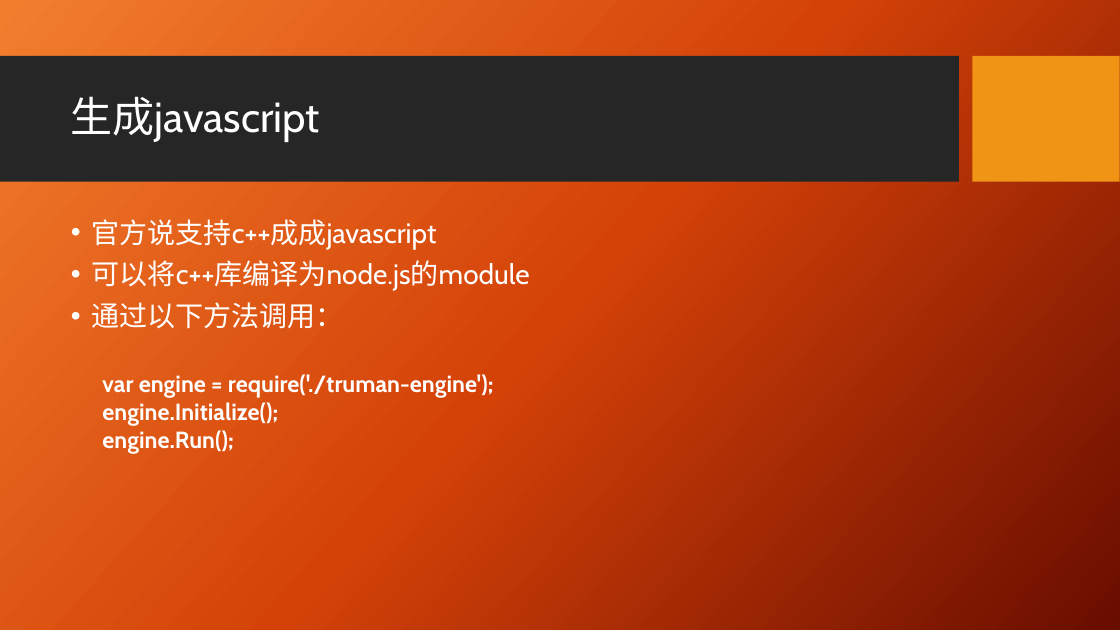
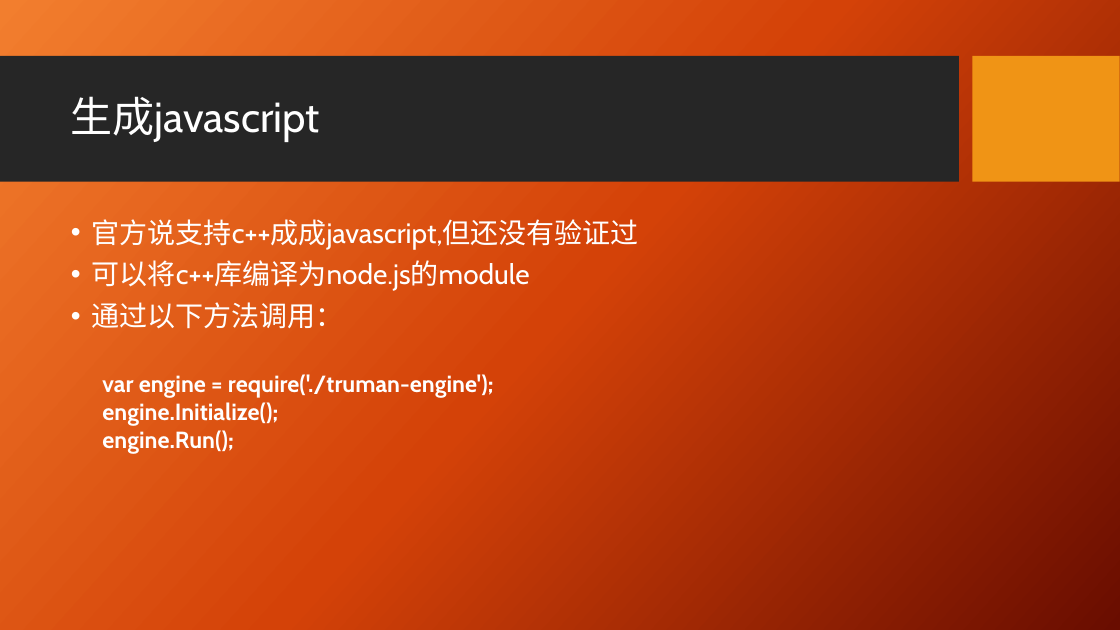
Before and after one commit to zhangpengyf/swig-demo, a slide deck: slide 11 of swig技术分享.pptx (slide 9 before the commit). Drawn at 1120x630 pixels with LibreOffice and Linux fonts; fonts in the diff are those of the drawing; background and template pictures are left out. Boxes give left, top, right and bottom in pixels: in the first picture for what was removed or moved away, otherwise in the second. Text is boxed around its words. In the diff, an @@ line names an element or a change of style, - is before the commit and + after.

Commit message:
update ppt

```diff
--- a/swig技术分享.pptx
+++ b/swig技术分享.pptx
@@ text at [92,219,639,250]: text changed @@
-• 官方说支持c++成成javascript
+• 官方说支持c++成成javascript,但还没有验证过
```
Also in this commit, not shown: 1 other slide changed, 2 slides added, 30 other files.
